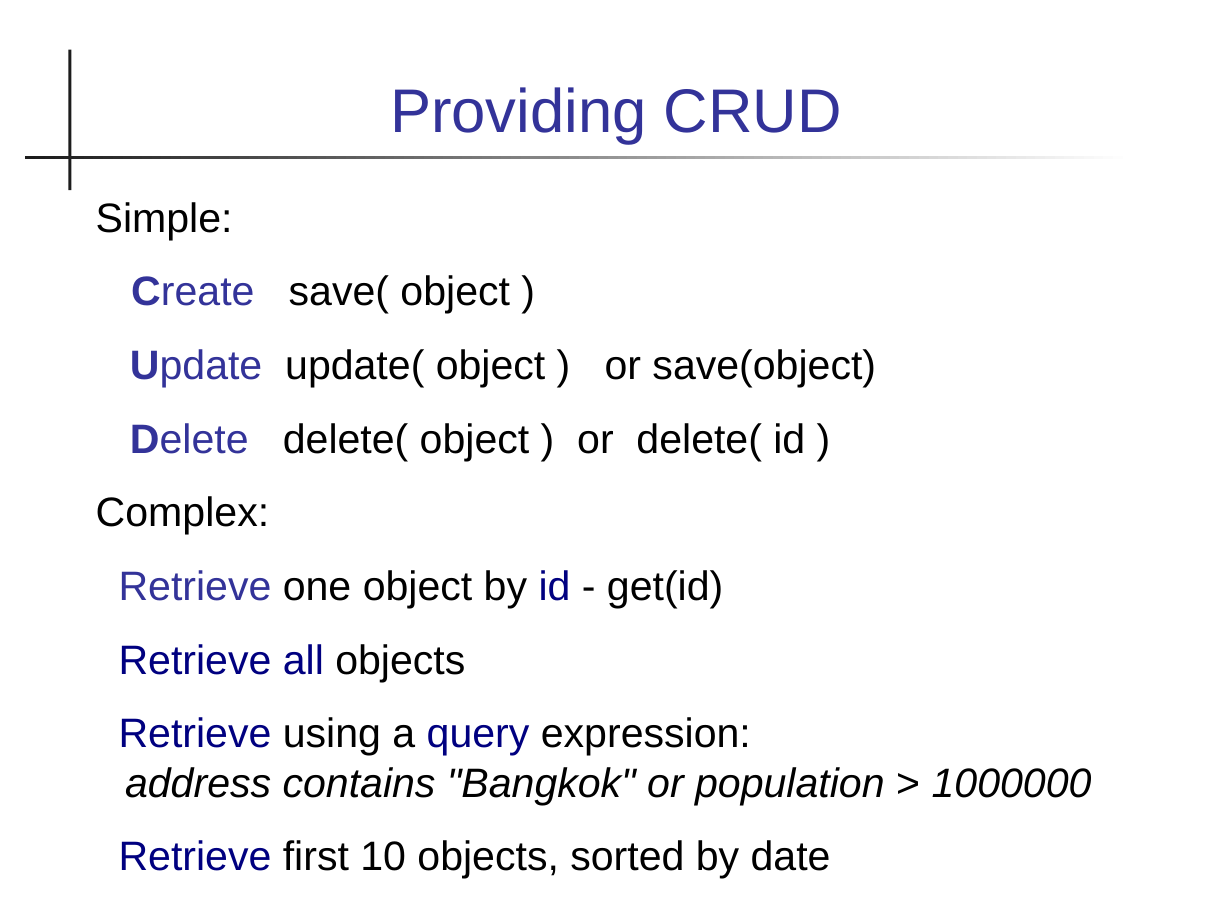
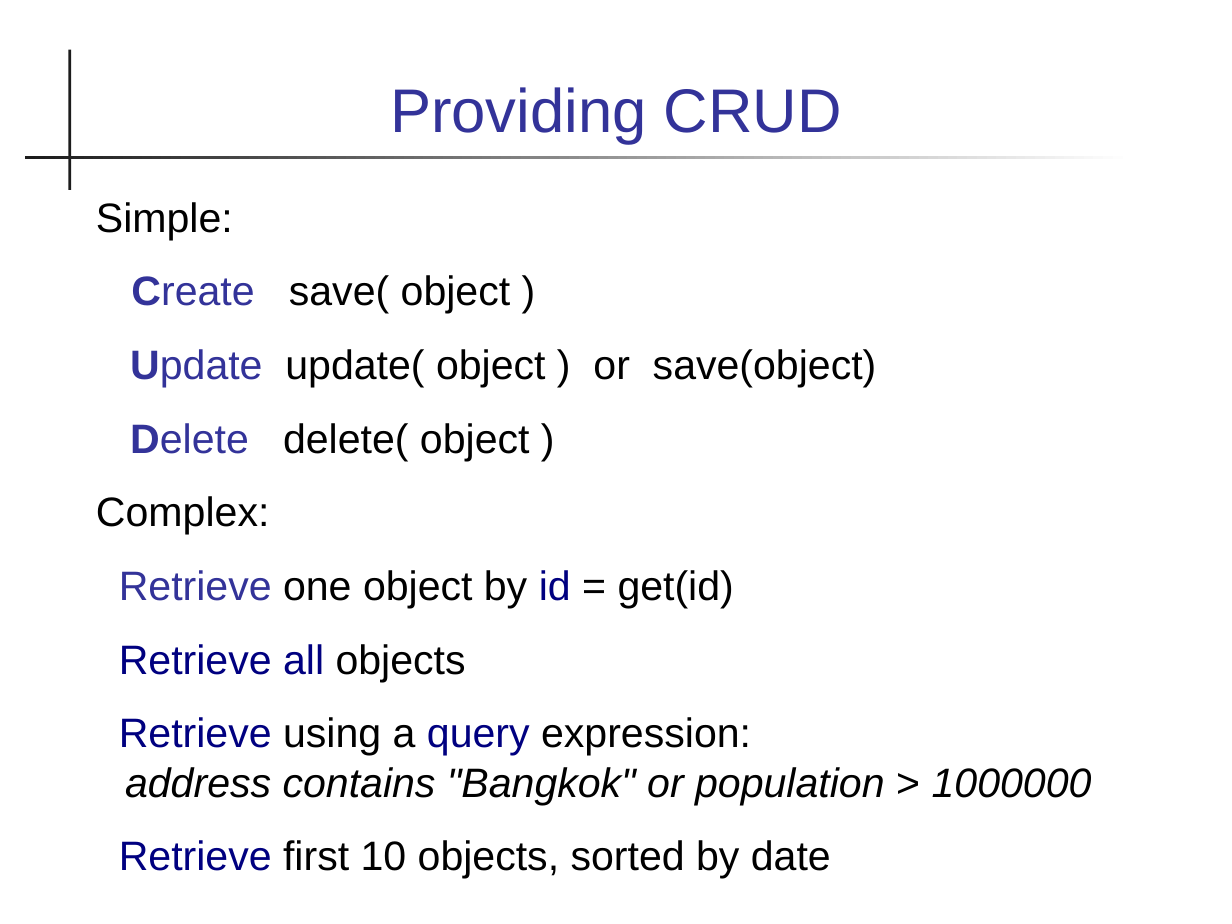
Before and after one commit to cpske/ISP, a slide deck: slide 14 of database/Persistence-and-ORM.ppt. Drawn at 1232x924 pixels with LibreOffice and Linux fonts; fonts in the diff are those of the drawing. Boxes give left, top, right and bottom in pixels: in the first picture for what was removed or moved away, otherwise in the second. Text is boxed around its words. In the diff, an @@ line names an element or a change of style, - is before the commit and + after.

```diff
--- a/database/Persistence-and-ORM.ppt
+++ b/database/Persistence-and-ORM.ppt
@@ text at box(130, 423, 530, 461): text changed @@
-Delete delete( object ) or delete( id )
+Delete delete( object )
@@ text at box(119, 570, 734, 608): text changed @@
-Retrieve one object by id - get(id)
+Retrieve one object by id = get(id)
```
Also in this commit, not shown: 13 other slides changed, 1 slide added, 17 other files.
